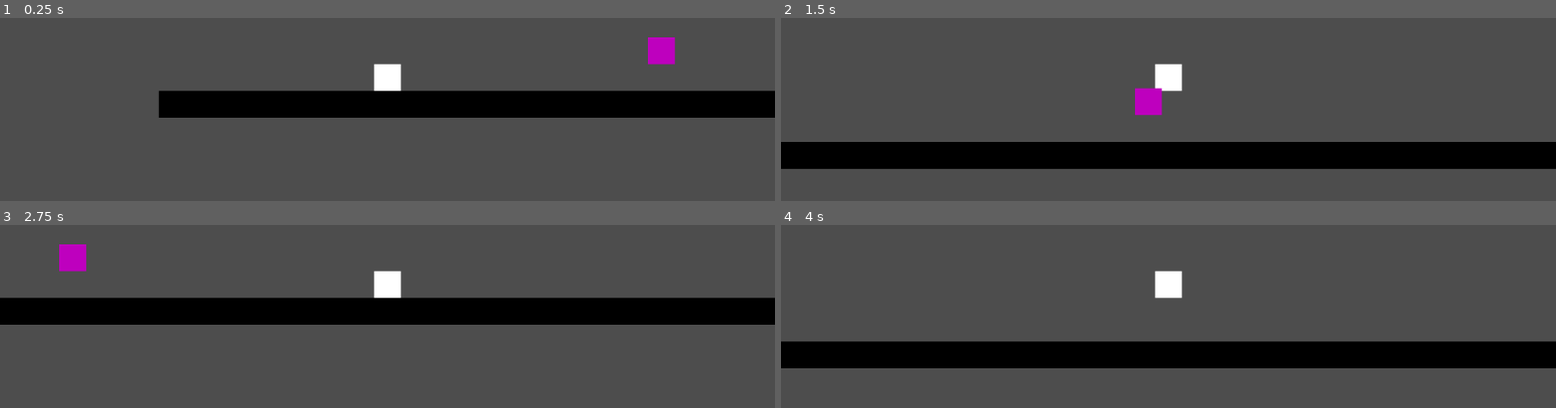
Above: before the commit, frames 1-4 (two rows, left to right).
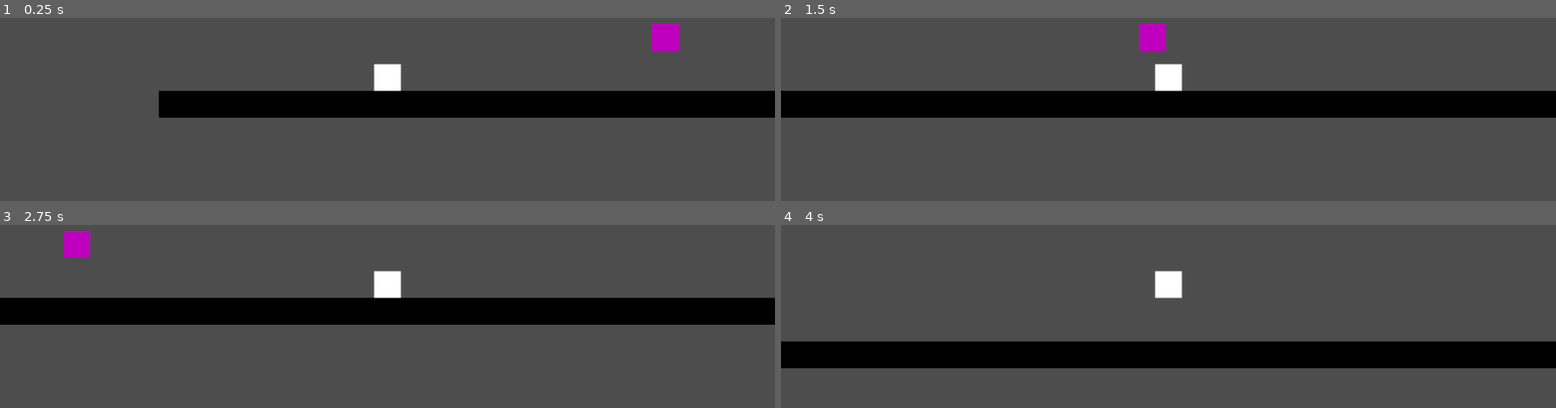
Above: after the commit, the same moments.

Repository: thomasWkr/pogoland
Game: Godot game, scene res://Main.tscn
Same seed, same stepped clock (60 frames per second), same inputs: the game is played once before the commit and once after it.
Inputs:
- Up to frame 1 (0.25 s): no input
- Up to frame 2 (1.5 s): tap Up (jump) at 0.6, 0.77, 1.07, 1.35 s
- Up to frame 3 (2.75 s): tap Up (jump) at 1.52, 1.82, 2.1 s
- Up to frame 4 (4 s): tap Up (jump) at 2.85, 3.02, 3.32, 3.6, 3.77 s

The runs differ from the first frame. In frame 1, 0.6% of the frame differs, in the area x 83-88%, y 3-26%; in frame 2, 30%, in the area x 0-100%, y 3-83%; in frame 3, 0.6%; in frame 4, nothing differs.

Commit message:
pogo progress

Diff:
--- a/Main.tscn
+++ b/Main.tscn
@@ -14,4 +14,4 @@
 scale = Vector2(100, 1)
 
 [node name="Bird" parent="." instance=ExtResource("3_grvl2")]
-position = Vector2(479, -52)
+position = Vector2(485, -72)
--- a/Scenes/Characters/bird.gd
+++ b/Scenes/Characters/bird.gd
@@ -1,17 +1,21 @@
 extends CharacterBody2D
 
 const SPEED = 50.0
+var pogoed = false
 
 func _physics_process(delta: float) -> void:
-	velocity.x = -SPEED
+	if(pogoed):
+		print('test')
+	else:
+		velocity.x = -SPEED
 
 	move_and_slide()
 
 func _on_pogo_detection_area_body_entered(body: Node2D) -> void:
 	if(body.name == "Pc"):
 		body.can_pogo = true
+		body.bird = self
 	pass # Replace with function body.
-
 
 func _on_pogo_detection_area_body_exited(body: Node2D) -> void:
 	if(body.name == "Pc"):
--- a/Scenes/Characters/pc.gd
+++ b/Scenes/Characters/pc.gd
@@ -1,10 +1,10 @@
 extends CharacterBody2D
 
 var can_pogo = false
+var bird = ''
 
 const SPEED = 300.0
 const JUMP_VELOCITY = -400.0
-
 
 func _physics_process(delta: float) -> void:
 	# Add the gravity.
@@ -17,6 +17,7 @@
 			velocity.y = JUMP_VELOCITY
 		elif(can_pogo):
 			velocity.y = JUMP_VELOCITY
+			bird.pogoed = true
 
 	velocity.x = SPEED
 
